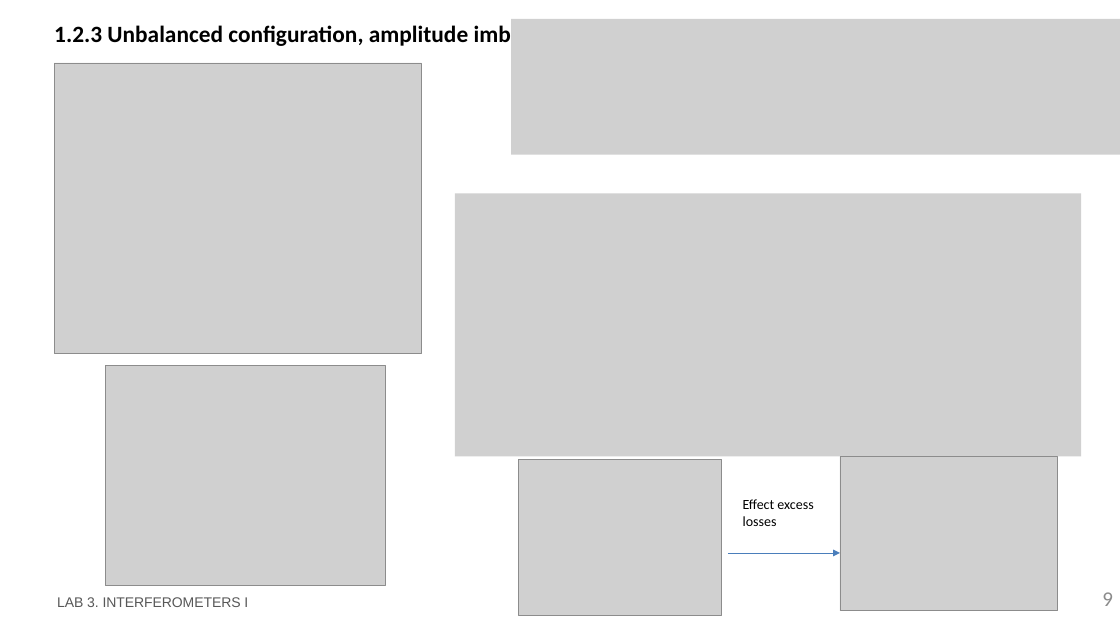
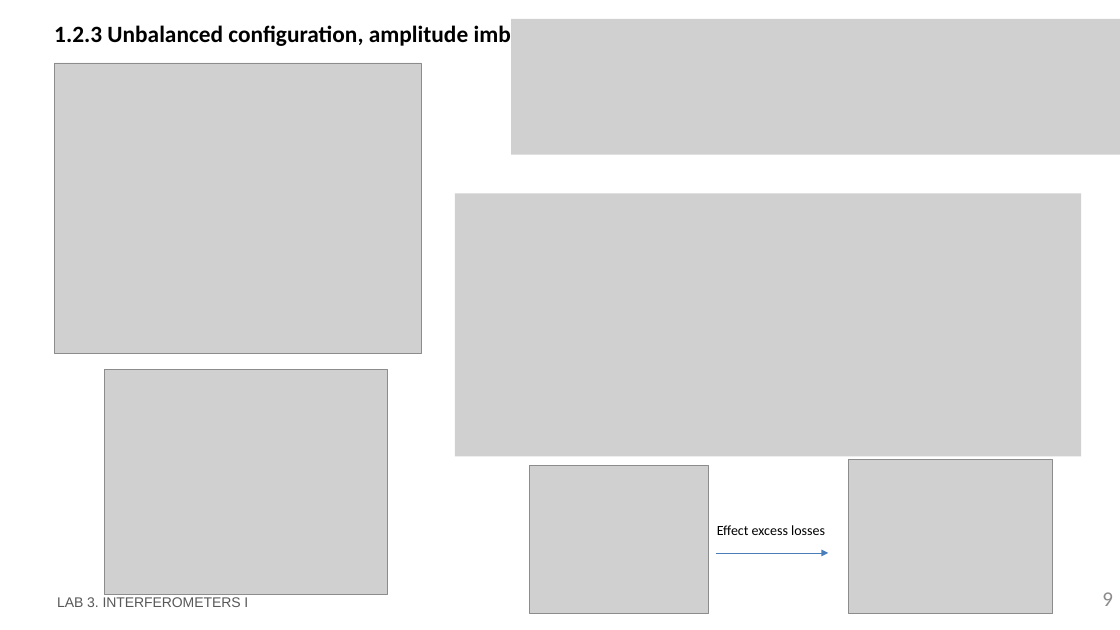
Before and after one commit to DBAEASE/pic-upv-lab3, a slide deck: slide 9 of LabBook_3.pptx. Drawn at 1120x630 pixels with LibreOffice and Linux fonts; fonts in the diff are those of the drawing; grey boxes stand for pictures; background and template pictures are left out. Boxes give left, top, right and bottom in pixels: in the first picture for what was removed or moved away, otherwise in the second. Text is boxed around its words. In the diff, an @@ line names an element or a change of style, - is before the commit and + after.

```diff
--- a/LabBook_3.pptx
+++ b/LabBook_3.pptx
@@ picture: place and size @@
-picture at (105, 365, 385, 586)
+picture at (104, 370, 387, 595)
@@ picture: place and size @@
-picture at (519, 460, 723, 615)
+picture at (529, 465, 709, 613)
@@ picture: place and size @@
-picture at (840, 456, 1058, 611)
+picture at (849, 460, 1053, 614)
@@ text "Effect excess losses" rewrapped from (743, 499, 813, 526) to (717, 525, 825, 535) @@
@@ arrow moved from (728, 553) - (840, 553) to (717, 553) - (828, 553) @@
```
Also in this commit, not shown: 12 other slides changed, 1 slide added, 1 other file.
